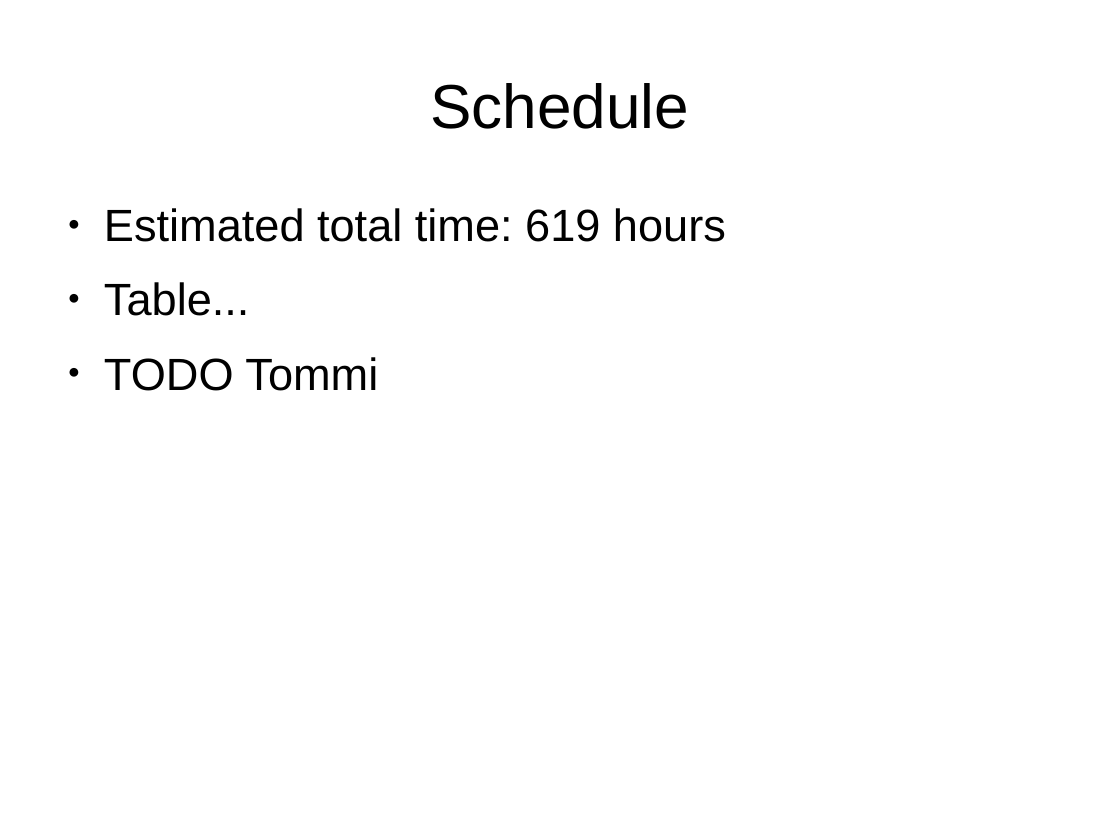
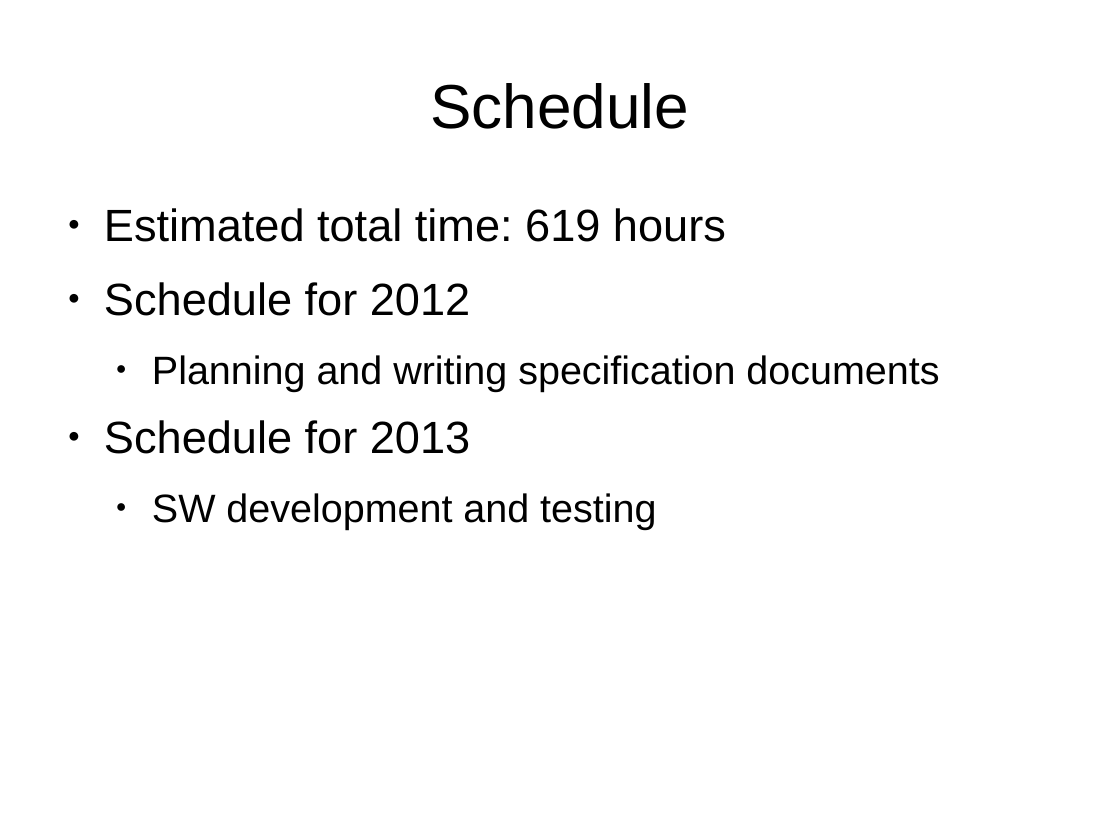
Before and after one commit to darwinbeing/kactus2all, a slide deck: slide 9 of Administrative/Project Plan Slides.odp. Drawn at 1120x840 pixels with LibreOffice and Linux fonts; fonts in the diff are those of the drawing. Boxes give left, top, right and bottom in pixels: in the first picture for what was removed or moved away, otherwise in the second. Text is boxed around its words. In the diff, an @@ line names an element or a change of style, - is before the commit and + after.

Commit message:
Updated Project Plan Slides. Fixed a typo from Project Plan.

```diff
--- a/Administrative/Project Plan Slides.odp
+++ b/Administrative/Project Plan Slides.odp
@@ text at [104,282,939,529]: text changed; size 32 to 28 pt @@
-● Table...
-● TODO Tommi
+● Schedule for 2012
+  ● Planning and writing specification documents
+● Schedule for 2013
+  ● SW development and testing
```
Also in this commit, not shown: 3 other slides changed, 2 slides added, 1 other file.
